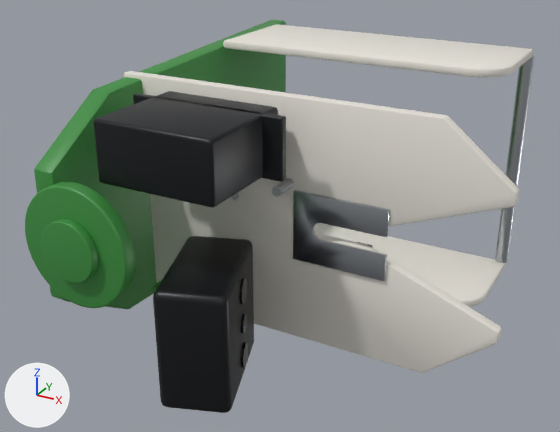
Renders of the OBJ model sim/agribot_description/meshes/cutter/visual/cutter_body.obj from each side of a commit.
Rendered twice from a 50 mm camera at (0.156, -0.154, 0.103) aimed at (0.03, 0.074, -0.011). The axes (+X, +Y, +Z) are drawn at lower left. The lights are the same throughout. The first picture is the older version. Where no turn or scale is listed for an object, it has been applied to the vertices.

Objects in the first picture: 'arm_camera', 'camera_bracket', 'fixed_edge', 'flange', 'hinge_barrel', 'lens_0', 'servo1', 'servo1_tabs', 'spigot', 'spine', 'top_plate', 'wall_left', 'wall_right' and 3 more.
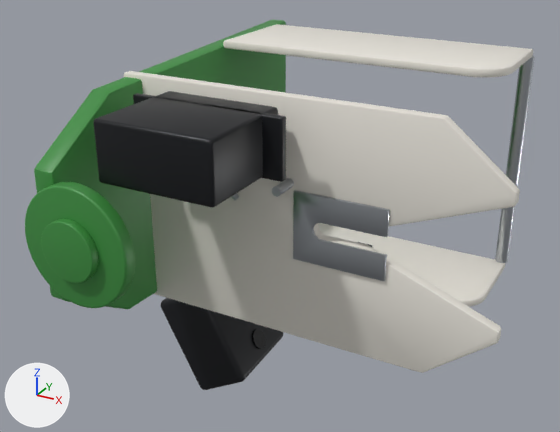
Location of each change, (x1, y1, x2, y2) in pixels of the pictures (560 x 432 px):
'arm_camera', reshaped
    before: (153, 236, 254, 413)
    after: (161, 298, 283, 390)
'lens_0', reshaped (75% wider, 22% shorter)
    before: (241, 342, 248, 368)
    after: (252, 329, 265, 349)
part 2 of me_camera_bracket, deleted (mostly hidden)
    before: (153, 280, 162, 295)
part 3 of me_lens_0, deleted
    before: (241, 342, 248, 368)
part 4 of me_lens_0, added
    after: (252, 329, 265, 349)

Edits to the bpy script that builds the scene:
```text
Change me_arm_camera:
    used by ob_arm_camera; location = (0.0, 0.0, 0.0)
    remove me_arm_camera.from_pydata(...)  # 152 vertices, 300 faces; spans x 0.0127..0.0473, y 0.003..0.049, z -0.051..-0.009
    add me_arm_camera.from_pydata(...)  # 152 vertices, 300 faces; spans x -0.0225..0.0185, y 0.0623..0.1057, z -0.0938..-0.0462
    me_arm_camera part 1: the whole mesh is multiplied about its middle by the matrix ((0.853, 0.229, -0.469), (-0.259, 0.966, 0.0), (0.453, 0.122, 0.883)), then moved by (-0.032, 0.058, -0.04)
Change me_camera_bracket:
    used by ob_camera_bracket; location = (0.0, 0.0, 0.0)
    remove me_camera_bracket.from_pydata(...)  # 96 vertices, 188 faces; spans x 0.011..0.021, y 0.022..0.042, z -0.04..-0.02
    add me_camera_bracket.from_pydata(...)  # 96 vertices, 188 faces; spans x -0.021..0.009, y 0.105..0.115, z -0.0725..-0.0465
    me_camera_bracket part 2: 96 vertices removed from x 0.011..0.021, y 0.022..0.042, z -0.04..-0.02
    other edits to the shape of me_camera_bracket do not show in these pictures
Change me_lens_0:
    used by ob_lens_0; location = (0.0, 0.0, 0.0)
    remove me_lens_0.from_pydata(...)  # 64 vertices, 124 faces; spans x 0.03881..0.04299, y 0.02578..0.03415, z -0.0462..-0.0378
    add me_lens_0.from_pydata(...)  # 64 vertices, 124 faces; spans x 0.01122..0.01645, y 0.08077..0.08926, z -0.07921..-0.07113
    me_lens_0 part 3: 64 vertices removed from x 0.03881..0.04299, y 0.02578..0.03415, z -0.0462..-0.0378
    me_lens_0 part 4: 64 vertices added at x 0.01122..0.01645, y 0.08077..0.08926, z -0.07921..-0.07113
```
